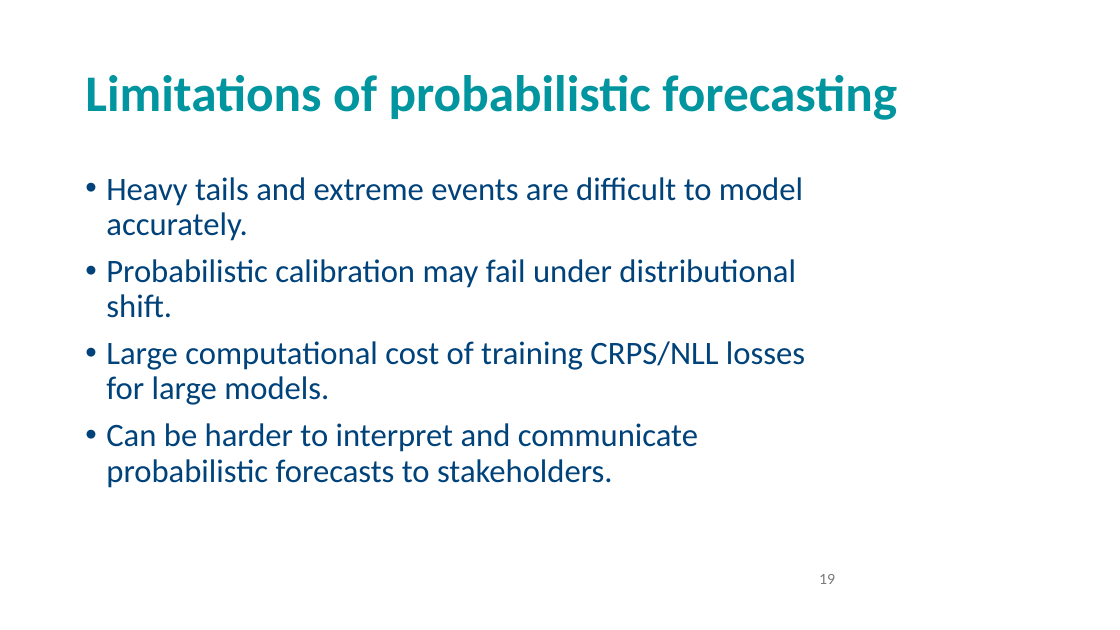
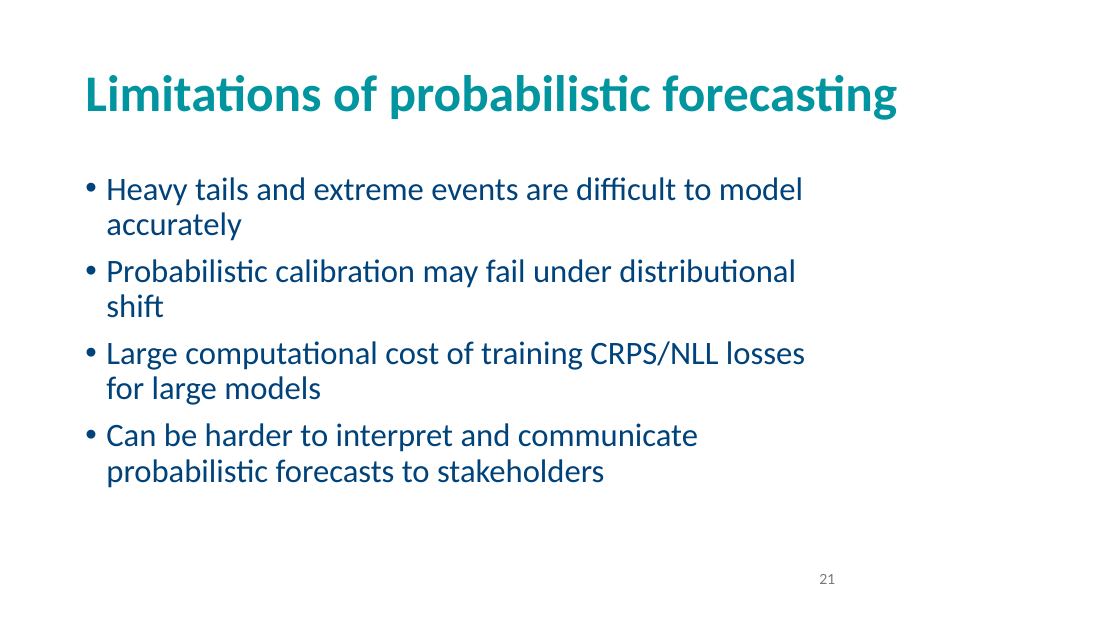
Before and after one commit to andrewcparnell/STAT41130, a slide deck: slide 21 of slides/day 4/D4C2_ProbNNs.pptx (slide 19 before the commit). Drawn at 1120x630 pixels with LibreOffice and Linux fonts; fonts in the diff are those of the drawing; background and template pictures are left out. Boxes give left, top, right and bottom in pixels: in the first picture for what was removed or moved away, otherwise in the second. Text is boxed around its words. In the diff, an @@ line names an element or a change of style, - is before the commit and + after.

```diff
--- a/slides/day 4/D4C2_ProbNNs.pptx
+++ b/slides/day 4/D4C2_ProbNNs.pptx
@@ text at (106,177,805,488): text changed @@
-• Heavy tails and extreme events are difficult to model accurately.
-• Probabilistic calibration may fail under distributional shift.
-• Large computational cost of training CRPS/NLL losses for large models.
-• Can be harder to interpret and communicate probabilistic forecasts to stakeholders.
+• Heavy tails and extreme events are difficult to model accurately
+• Probabilistic calibration may fail under distributional shift
+• Large computational cost of training CRPS/NLL losses for large models
+• Can be harder to interpret and communicate probabilistic forecasts to stakeholders
@@ page number at (819,574,835,584): text changed @@
-19
+21
```
Also in this commit, not shown: 7 other slides changed, 2 slides added, 31 other files.
